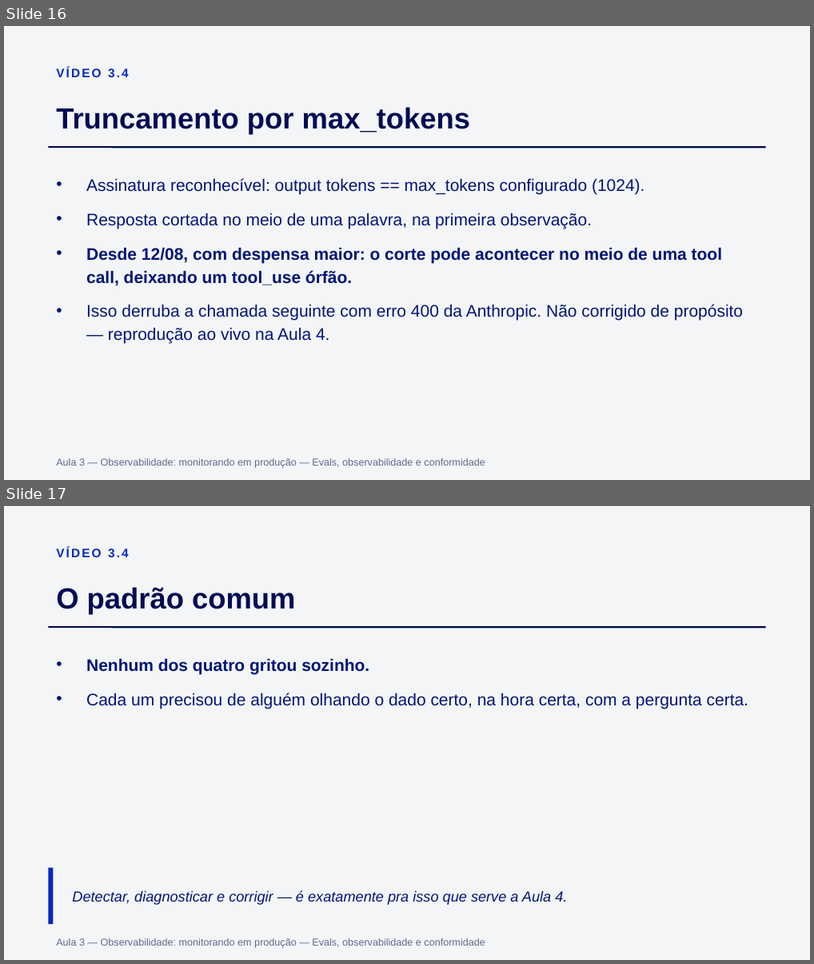
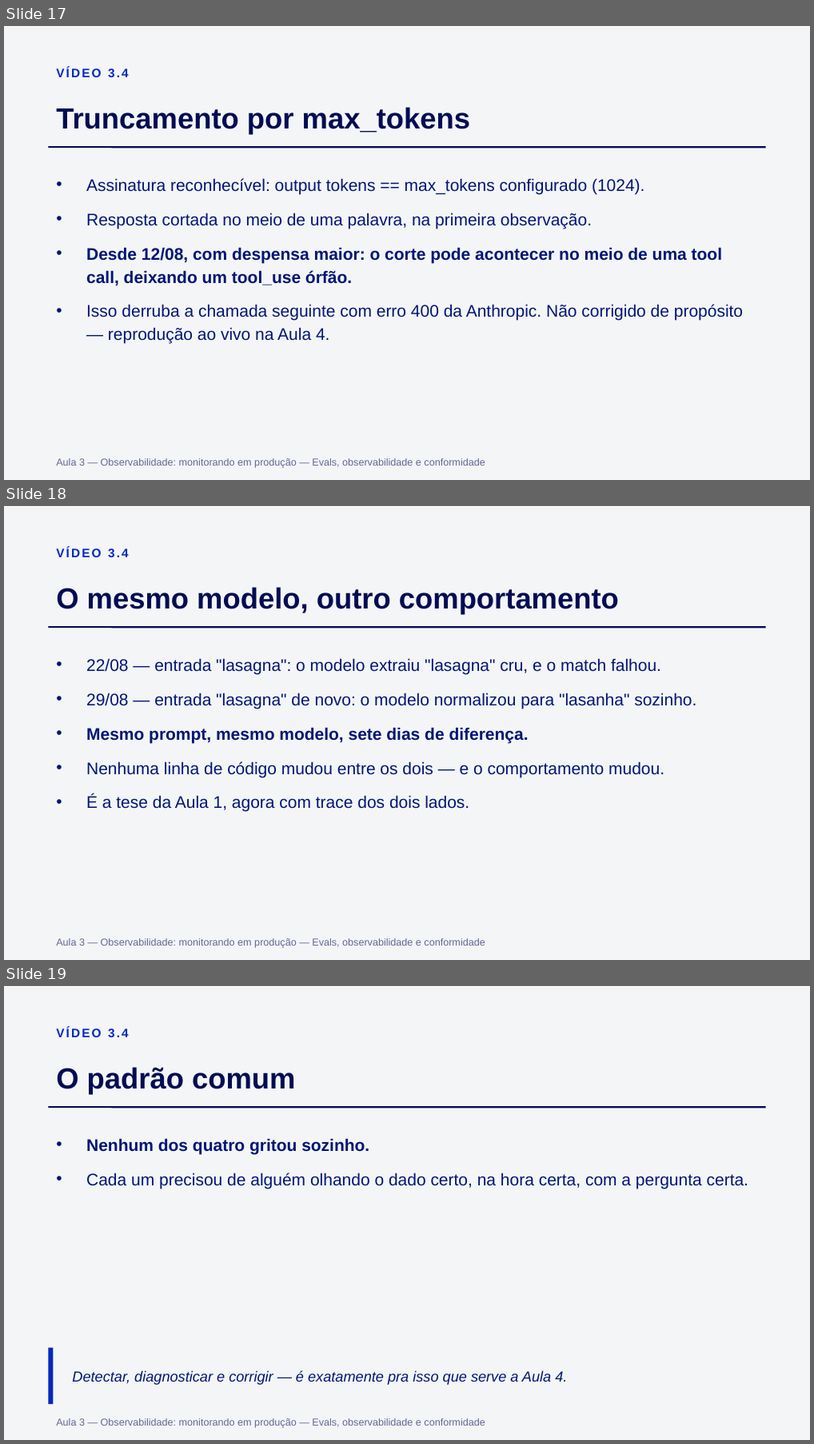
Before and after one commit to Djegao/alura-produto-ficticio, a slide deck: slides/aula3.pptx. Shown one above the other, each under a label of ours: slides 16 and 17 before the commit, slides 17, 18 and 19 after it. The pictures are 814x964 and 814x1444 pixels, drawn with LibreOffice and Linux fonts; fonts in the diff are those of the drawing. Boxes give left, top, right and bottom in pixels: in the first picture for what was removed or moved away, otherwise in the second. Text is boxed around its words. In the diff, an @@ line names an element or a change of style, - is before the commit and + after.

```diff
--- a/slides/aula3.pptx
+++ b/slides/aula3.pptx
@@ slide 18 added at (4,506,810,960), background #F4F5F6 @@
@@ text added at (56,547,129,557), 11 pt, text #0429BC, bold @@
+VÍDEO 3.4
@@ text added at (56,587,619,614), 26 pt, text #010C53, bold @@
+O mesmo modelo, outro comportamento
@@ line added from (48, 627) to (766, 627), #010C53 1.5 pt @@
@@ text added at (86,658,697,812), 15 pt, text #011676 @@
+• 22/08 — entrada "lasagna": o modelo extraiu "lasagna" cru, e o match falhou.
+• 29/08 — entrada "lasagna" de novo: o modelo normalizou para "lasanha" sozinho.
+• Mesmo prompt, mesmo modelo, sete dias de diferença.
+• Nenhuma linha de código mudou entre os dois — e o comportamento mudou.
+• É a tese da Aula 1, agora com trace dos dois lados.
@@ text added at (56,938,485,948), 9 pt, text #010C53 at 60% opacity @@
+Aula 3 — Observabilidade: monitorando em produção — Evals, observabilidade e conformidade
@@ what was slide 16 is now slide 17 @@
@@ what was slide 17 is now slide 19 @@
```
Also in this commit, not shown: 1 other slide added, 7 other files.
